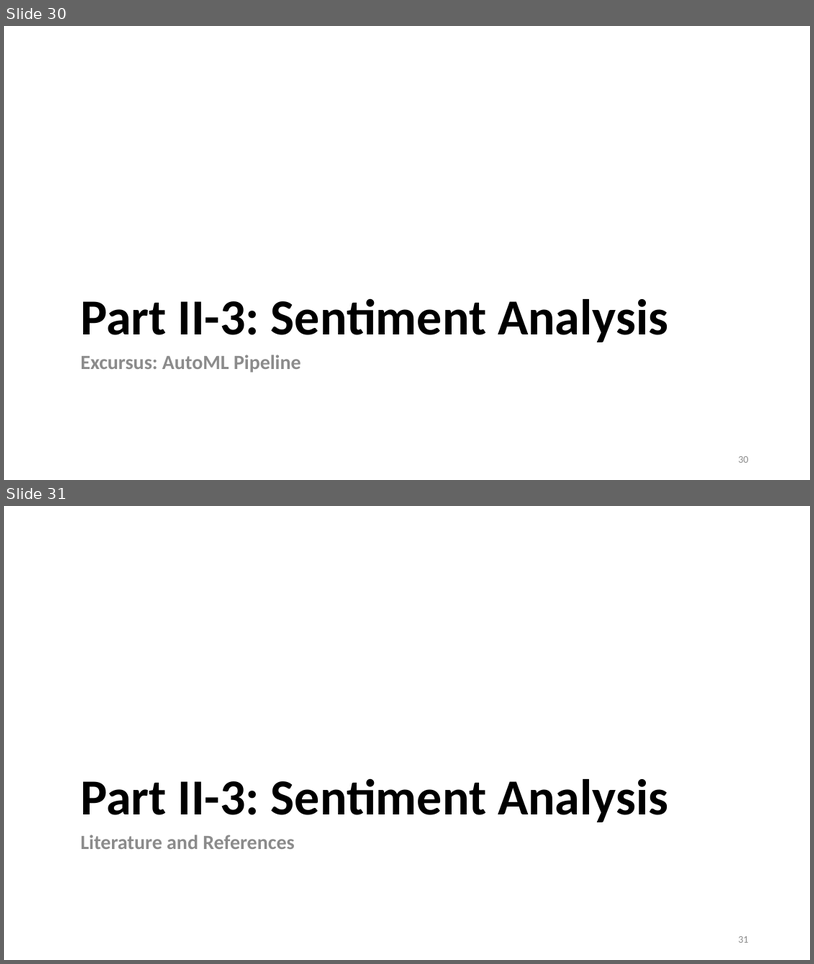
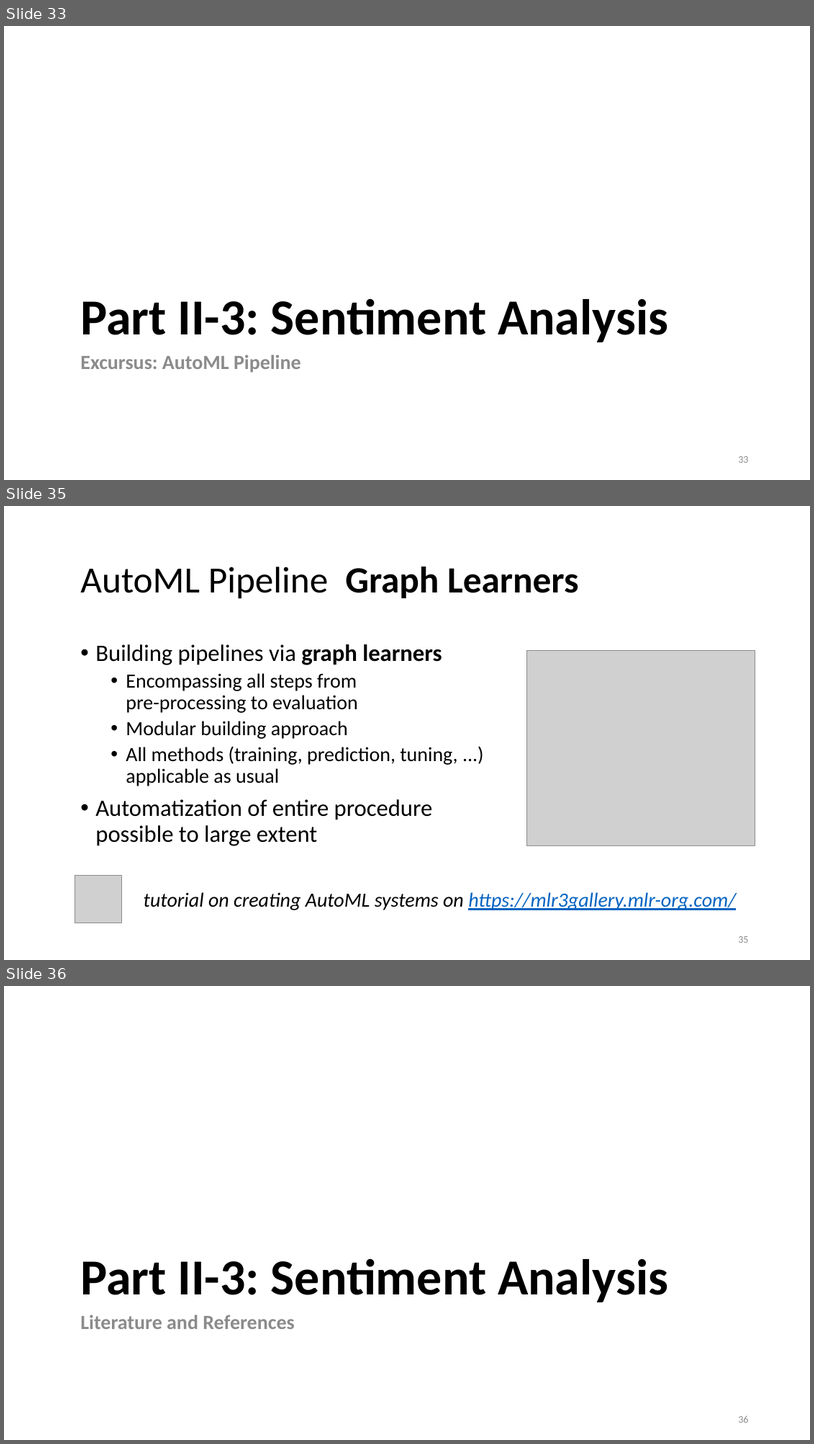
Before and after one commit to lisa-wm/consulting, a slide deck: 5_seminar/Contents_Part_02/slides/slides_II_3.pptx. Shown one above the other, each under a label of ours: slides 30 and 31 before the commit, slides 33, 35 and 36 after it; the slides between them are not shown. The pictures are 814x964 and 814x1444 pixels, drawn with LibreOffice and Linux fonts; fonts in the diff are those of the drawing; grey boxes stand for pictures. Boxes give left, top, right and bottom in pixels: in the first picture for what was removed or moved away, otherwise in the second. Text is boxed around its words. In the diff, an @@ line names an element or a change of style, - is before the commit and + after.

```diff
--- a/5_seminar/Contents_Part_02/slides/slides_II_3.pptx
+++ b/5_seminar/Contents_Part_02/slides/slides_II_3.pptx
@@ slide 35 added at [4, 506, 810, 960], background #FFFFFF @@
@@ title added at [80, 566, 579, 599], 44 pt, text #000000 @@
+AutoML Pipeline Graph Learners
@@ text added at [95, 644, 458, 846], 24 pt, text #000000 @@
+• Building pipelines via graph learners
+  • Encompassing all steps from
+    pre-processing to evaluation
+  • Modular building approach
+  • All methods (training, prediction, tuning, ...)
+    applicable as usual
+• Automatization of entire procedure
+  possible to large extent
@@ picture added at [527, 651, 756, 845] @@
@@ picture added at [75, 875, 122, 922] @@
@@ text added at [144, 892, 736, 910], 24 pt, text #000000, italic @@
+tutorial on creating AutoML systems on https://mlr3gallery.mlr-org.com/
@@ page number added at [738, 936, 748, 942], 12 pt, text #8C8C8C @@
+35
@@ what was slide 30 is now slide 33 @@
@@ page number at [738, 456, 748, 462]: text changed @@
-30
+33
@@ what was slide 31 is now slide 36 @@
@@ page number at [738, 1416, 748, 1422]: text changed @@
-31
+36
```
Also in this commit, not shown: 7 slides changed, 6 other slides added, 2 slides removed, 4 other files.
